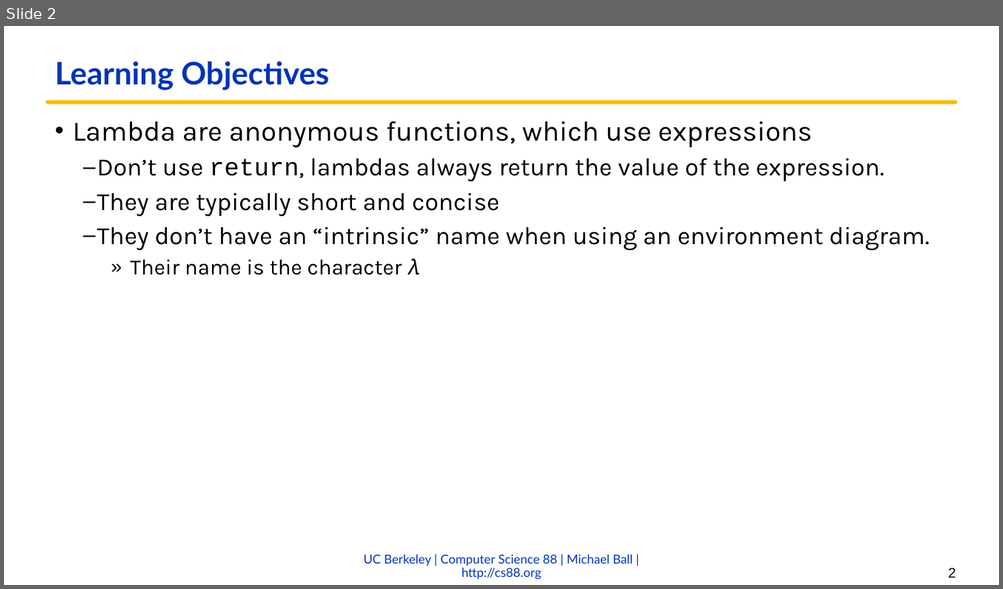
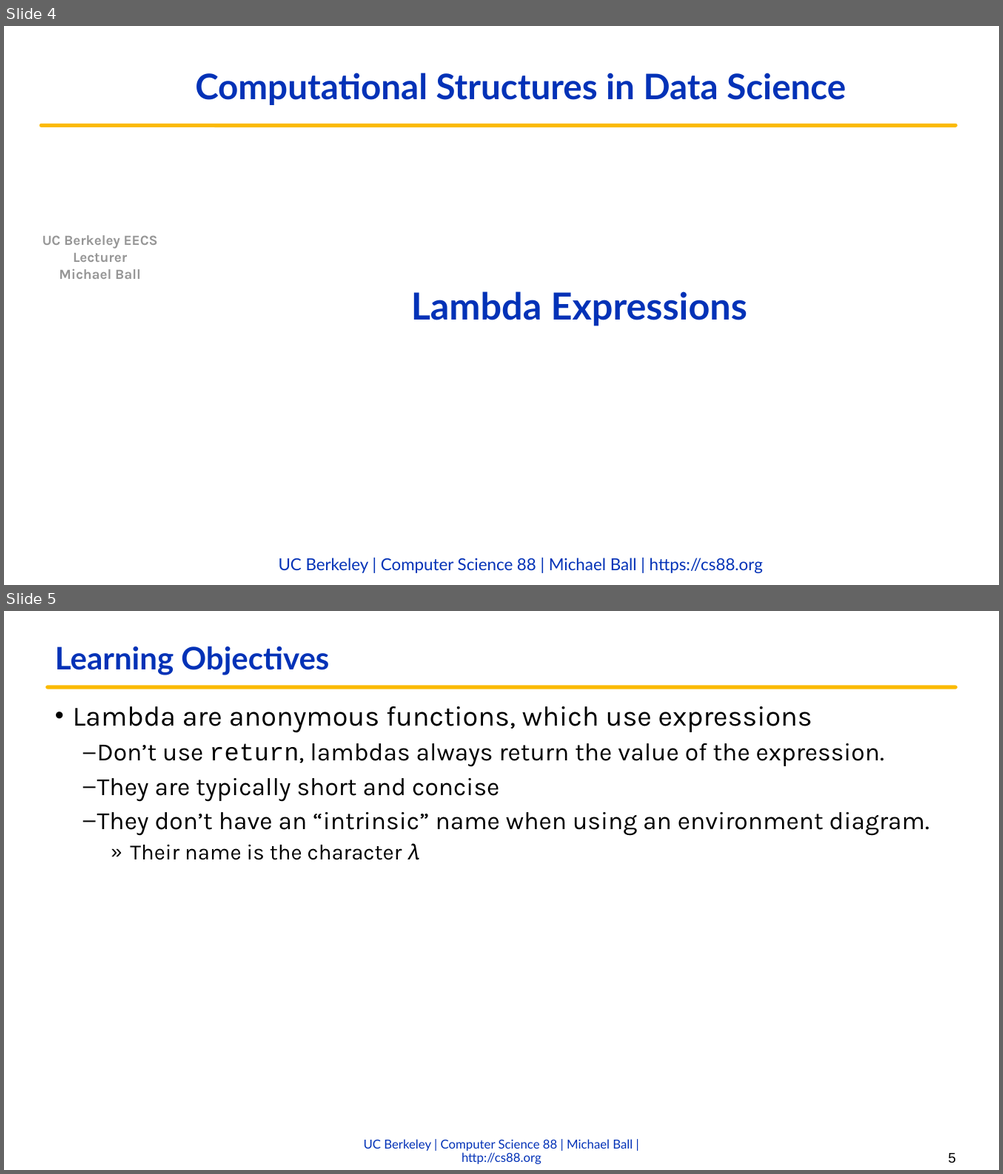
Before and after one commit to cs88-website/fa22, a slide deck: assets/slides/fa22/08-Lambda_Dictionaries.pptx. Shown one above the other, each under a label of ours: slide 2 before the commit, slides 4 and 5 after it. The pictures are 1003x589 and 1003x1174 pixels, drawn with LibreOffice and Linux fonts; fonts in the diff are those of the drawing; background and template pictures are left out. Boxes give left, top, right and bottom in pixels: in the first picture for what was removed or moved away, otherwise in the second. Text is boxed around its words. In the diff, an @@ line names an element or a change of style, - is before the commit and + after.

```diff
--- a/assets/slides/fa22/08-Lambda_Dictionaries.pptx
+++ b/assets/slides/fa22/08-Lambda_Dictionaries.pptx
@@ slide 4 added at [4,26,999,585], background #FFFFFF @@
@@ text added at [195,73,845,105], 34 pt, text #0332B7, bold @@
+Computational Structures in Data Science
@@ line added from (41, 125) to (956, 125), #FBBA03 3.75 pt @@
@@ text added at [42,235,158,279], 13.5 pt, text #969696, bold @@
+UC Berkeley EECS
+Lecturer
+Michael Ball
@@ title added at [411,292,747,326], 36 pt, text #0332B7, bold @@
+Lambda Expressions
@@ text added at [279,558,762,574], 16 pt, text #0332B7 @@
+UC Berkeley | Computer Science 88 | Michael Ball | https://cs88.org
@@ what was slide 2 is now slide 5 @@
@@ page number at [948,1153,956,1164]: text changed @@
-2
+5
```
Also in this commit, not shown: 1 slide changed, 12 other slides added, 1 slide removed, 3 other files.
